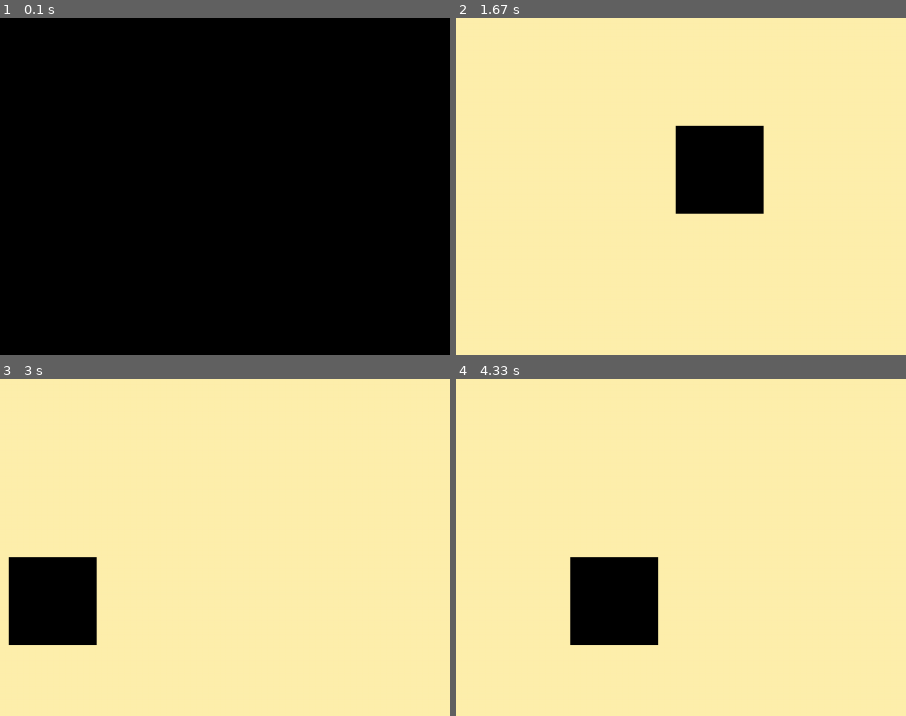
Above: before the commit, frames 1-4 (two rows, left to right).
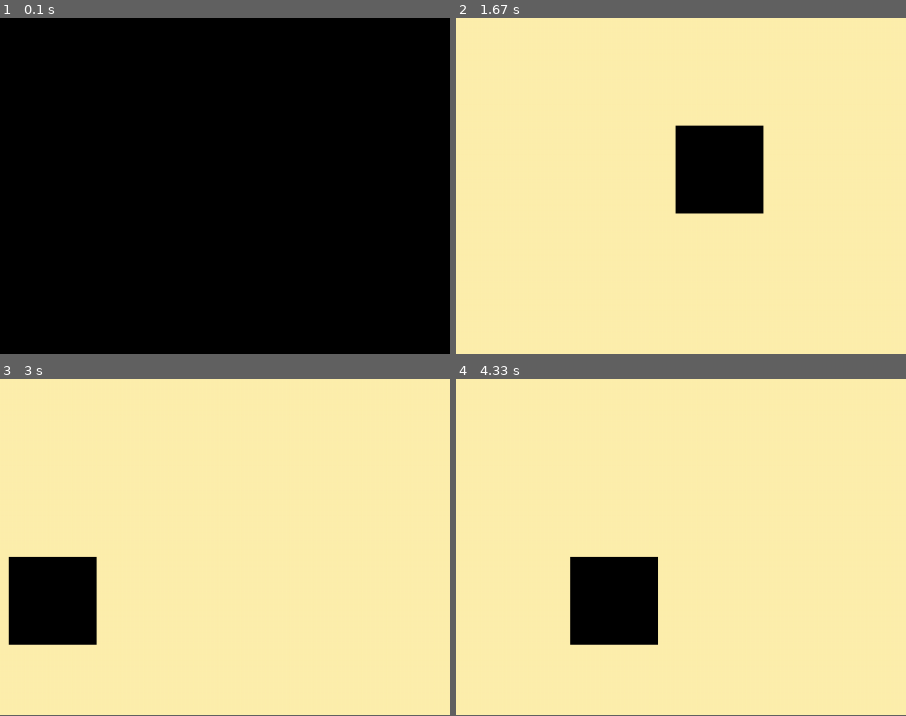
Above: after the commit, the same moments.

Repository: VicoVee/pygame-learning
Game: pygame game, started from trash.py
The game is run twice, just before and just after one commit, with the same random seed, the same clock (stepped at 60 frames per second) and the same inputs.
Inputs:
- Up to frame 1 (0.1 s): no input
- Up to frame 2 (1.67 s): hold D 0.33-0.8 s; hold W 0.83-1.13 s; hold D 1.17-1.63 s
- Up to frame 3 (3 s): hold A 1.67-2.2 s; hold S 2.23-2.53 s; hold A 2.57-2.97 s
- Up to frame 4 (4.33 s): hold W 3-3.37 s; hold D 3.4-4.03 s; hold S from 4.07 s (still down)
The pictures show only the part of the screen within x 0-50%, y 28-78%; the shares and areas given below are measured in that part.
In our replay, the window is 900x675 before the commit and 527x527 after it. These sizes can differ from the game's own. Grey fills any space a smaller window leaves; there, only what the larger window draws over its background counts as a difference.

The runs differ from the first frame. In frame 1, only the window size differs. In frame 2, 0.2% of the frame differs, in the area x 48-69%, y 31-59%; in frame 3, 0.1%; in frame 4, 0.2%.

Commit message:
Alter the boundaries of the screen to be more flexible and more accurate

Diff:
--- a/trash.py
+++ b/trash.py
@@ -4,7 +4,9 @@
 pygame.init()
 
 #Game Window Setup
-win = pygame.display.set_mode((1024,768))
+ScreenWidth = 600
+ScreenHeight = 600
+win = pygame.display.set_mode((ScreenWidth, ScreenHeight))
 pygame.display.set_caption('Trash Collecting')
 
 #Background Colors
@@ -34,13 +36,14 @@
         keys = pygame.key.get_pressed()
 
         #Checks the key and moves the character correspondingly
-        if keys[pygame.K_a] and x > 1:
+        if keys[pygame.K_a] and x > speed:
             x -= speed
-        elif keys[pygame.K_d] and x < 900:
+        elif keys[pygame.K_d] and x < ScreenWidth - width - speed:
+            print(x)
             x += speed
-        elif keys[pygame.K_w] and y > 1:
+        elif keys[pygame.K_w] and y > speed:
             y -= speed
-        elif keys[pygame.K_s] and y < 700:
+        elif keys[pygame.K_s] and y < ScreenHeight - height - speed:
             y += speed
 
     #Load Background
